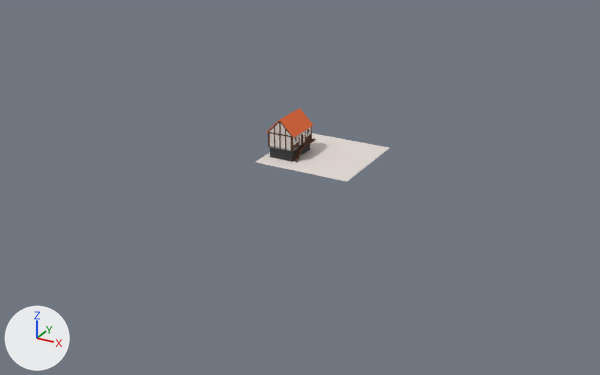
One commit to the Blender file Exterior/exterior_organisms.blend: the scene before it, then after it.
Camera for both pictures: a 50 mm lens placed at (56.3, -110.2, 46.5), pointed at (-1.7, -4.7, -6.2). Lighting does not change. The marker at lower left points along +X, +Y and +Z.

Names of what the first picture shows: 'Base_1x1x0.8_proxy', 'Ladder_1.1x1x0.5_proxy', 'Plane', 'WoodFloor_1x1x0.2_proxy', '_RoofwLog_1x2x1_proxy.001', '_WallRoof01_4x0.2x2.6_proxy.001', '_WallwRoof_0.2x2x2.5_proxy.001'.
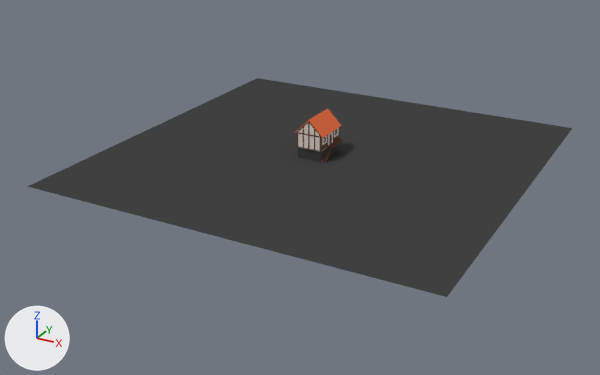
Boxes (x1, y1, x2, y2) around the edits, measured in the pictures (600 x 375 px):
'_Plane', added (black)
    after: (27, 78, 572, 297)
'Plane', deleted
    before: (256, 133, 389, 182)
'_RoofwLog_1x2x1_proxy.001', moved
    before: (281, 109, 310, 133)
    after: (310, 109, 338, 133)
'Base_1x1x0.8_proxy', moved
    before: (270, 144, 310, 162)
    after: (298, 145, 338, 162)
'_WallwRoof_0.2x2x2.5_proxy.001', moved
    before: (292, 122, 313, 151)
    after: (321, 123, 341, 151)
'_WallRoof01_4x0.2x2.6_proxy.001', moved
    before: (269, 119, 291, 136)
    after: (297, 119, 321, 136)
'Ladder_1.1x1x0.5_proxy.001', added
    after: (321, 139, 344, 163)
'Ladder_1.1x1x0.5_proxy', hidden
    before: (293, 145, 304, 163)
'WoodFloor_1x1x0.2_proxy', hidden
    before: (301, 138, 316, 148)
'_WallRoof01_4x0.2x2.6_proxy', moved (not visible afterwards)
    before: (299, 108, 311, 122)

What changed in the scene script:
```text
Add me_plane_001:
    me_plane_001.from_pydata([(-8.0, -8.0, 0.0), (8.0, -8.0, 0.0), (-8.0, 8.0, 0.0), (8.0, 8.0, 0.0)], [], [(0, 1, 3, 2)])
    me_plane_001.materials.append(mat_stonedark)  # black #444344
Add me_ladder_1_1x1x0_5_b_001_1:
    me_ladder_1_1x1x0_5_b_001_1.from_pydata(...)  # 298 vertices, 286 faces; spans x -5.0..1.1, y 0.0..1.0, z 0.0..2.0
    me_ladder_1_1x1x0_5_b_001_1.materials.append(mat_wood)  # brown #64493b
Remove ob_plane:
    ob_plane = bpy.data.objects.new('Plane', me_plane)
    ob_plane.location = (0.0, 0.0, -2.0)
    ob_plane.scale = (8.0, 8.0, 8.0)
Change ob_ladder_1_1x1x0_5_proxy:
    ob_ladder_1_1x1x0_5_proxy.location: (-3.0, -4.0, -2.0) -> (1.0, -2.0, -2.0)
    add ob_ladder_1_1x1x0_5_proxy.hide_render = True
Change ob_woodfloor_1x1x0_2_proxy:
    ob_woodfloor_1x1x0_2_proxy.location: (-3.0, -3.0, 0.0) -> (1.0, -1.0, 0.0)
    add ob_woodfloor_1x1x0_2_proxy.hide_set(True)  # its collection is switched off
Change ob_base_1x1x0_8_proxy:
    ob_base_1x1x0_8_proxy.location: (-7.0, -5.0, -0.2) -> (-3.0, -3.0, -0.2)
Change ob_wallroof01_4x0_2x2_6_proxy:
    ob_wallroof01_4x0_2x2_6_proxy.location: (-7.0, 1.0, 2.3) -> (-3.0, 3.0, 2.3)
Change ob_wallroof01_4x0_2x2_6_proxy_001:
    ob_wallroof01_4x0_2x2_6_proxy_001.location: (-3.0, -5.0, 2.3) -> (1.0, -3.0, 2.3)
Change ob_wallwroof_0_2x2x2_5_proxy_001:
    ob_wallwroof_0_2x2x2_5_proxy_001.location: (-3.0, 1.0, -0.2) -> (1.0, 3.0, -0.2)
Change ob_roofwlog_1x2x1_proxy_001:
    ob_roofwlog_1x2x1_proxy_001.location: (-3.0, 1.0, 2.5) -> (1.0, 3.0, 2.5)
Add ob_plane_1:
    ob_plane_1 = bpy.data.objects.new('_Plane', me_plane_001)
    ob_plane_1.location = (0.0, 0.0, -2.0)
    ob_plane_1.scale = (4.0, 4.0, 4.0)
Add ob_ladder_1_1x1x0_5_proxy_001:
    ob_ladder_1_1x1x0_5_proxy_001 = bpy.data.objects.new('Ladder_1.1x1x0.5_proxy.001', me_ladder_1_1x1x0_5_b_001_1)
    ob_ladder_1_1x1x0_5_proxy_001.location = (1.0, -2.0, -2.0)
    ob_ladder_1_1x1x0_5_proxy_001.rotation_euler = (0.0, 0.0, -1.571)  # degrees (0, 0, -90)
```
